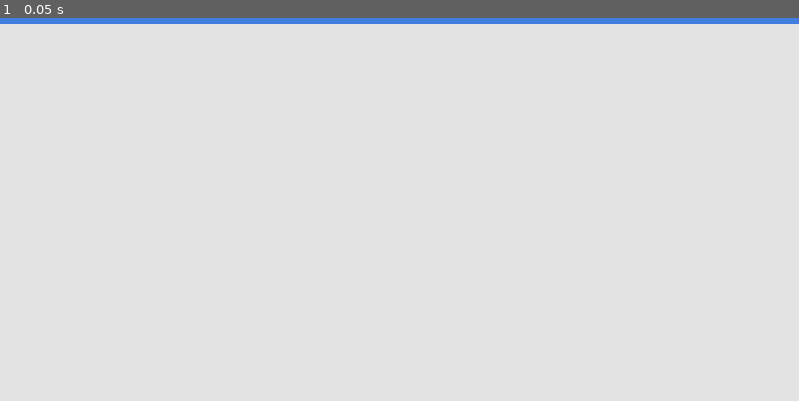
Above: before the commit, frame 1.
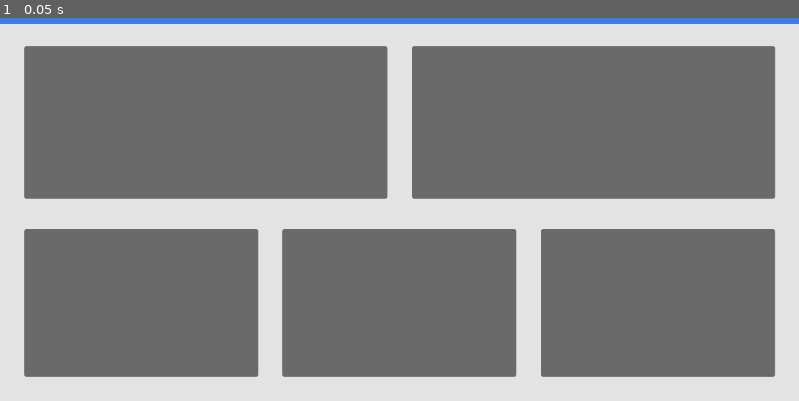
Above: after the commit, the same moment.

Repository: EgmundEGG/Enkeltrickbetr-ger-Spiel
Game: Godot game, scene res://MainMenu.tscn
Two runs of this game, one before a commit and one after it. Both use one fixed random seed, a clock stepped at 60 frames per second and the inputs below.
Inputs:
- Up to frame 1 (0.05 s): no input

The runs differ from the first frame. In frame 1, 70% of the frame differs, in the area x 3-97%, y 7-94%.

Commit message:
Hinzufügen von Buttons

Diff:
--- a/enkeltrick-betrug/MainMenu.tscn
+++ b/enkeltrick-betrug/MainMenu.tscn
@@ -24,3 +24,59 @@
 offset_bottom = 104.0
 grow_horizontal = 2
 color = Color(0.25065494, 0.49176848, 0.87110835, 1)
+
+[node name="TopLeft" type="Button" parent="." unique_id=970217607]
+layout_mode = 1
+anchors_preset = -1
+anchor_right = 0.5
+anchor_bottom = 0.5
+offset_left = 35.0
+offset_top = 136.0
+offset_right = -17.5
+offset_bottom = 32.0
+
+[node name="TopRight" type="Button" parent="." unique_id=507183231]
+layout_mode = 1
+anchors_preset = -1
+anchor_left = 0.5
+anchor_right = 1.0
+anchor_bottom = 0.5
+offset_left = 17.5
+offset_top = 136.0
+offset_right = -35.0
+offset_bottom = 32.0
+
+[node name="BottomLeft" type="Button" parent="." unique_id=1415713375]
+layout_mode = 1
+anchors_preset = -1
+anchor_top = 0.5
+anchor_right = 0.354
+anchor_bottom = 1.0
+offset_left = 35.0
+offset_top = 76.0
+offset_right = -35.475006
+offset_bottom = -35.0
+
+[node name="BottomMiddle" type="Button" parent="." unique_id=1788711253]
+layout_mode = 1
+anchors_preset = -1
+anchor_left = 0.323
+anchor_top = 0.5
+anchor_right = 0.67700005
+anchor_bottom = 1.0
+offset_left = 35.237
+offset_top = 76.0
+offset_right = -35.238037
+offset_bottom = -35.0
+
+[node name="BottomRight" type="Button" parent="." unique_id=904974452]
+layout_mode = 1
+anchors_preset = -1
+anchor_left = 0.646
+anchor_top = 0.5
+anchor_right = 1.0
+anchor_bottom = 1.0
+offset_left = 35.474976
+offset_top = 76.0
+offset_right = -35.0
+offset_bottom = -35.0
